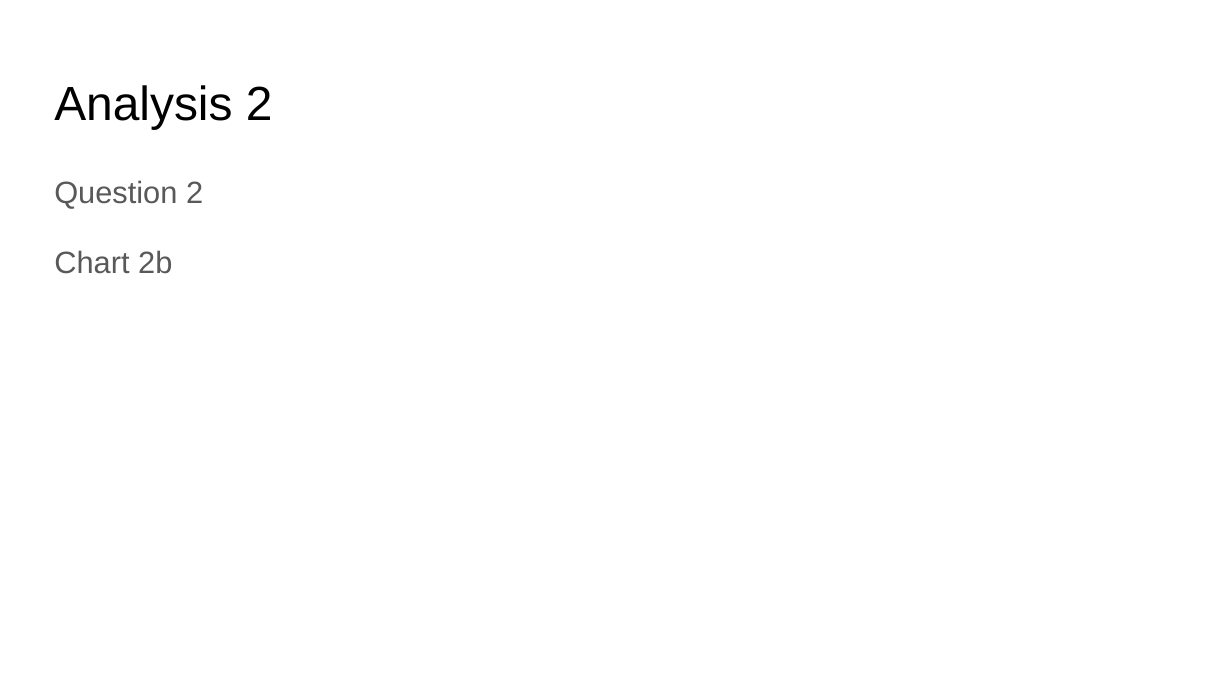
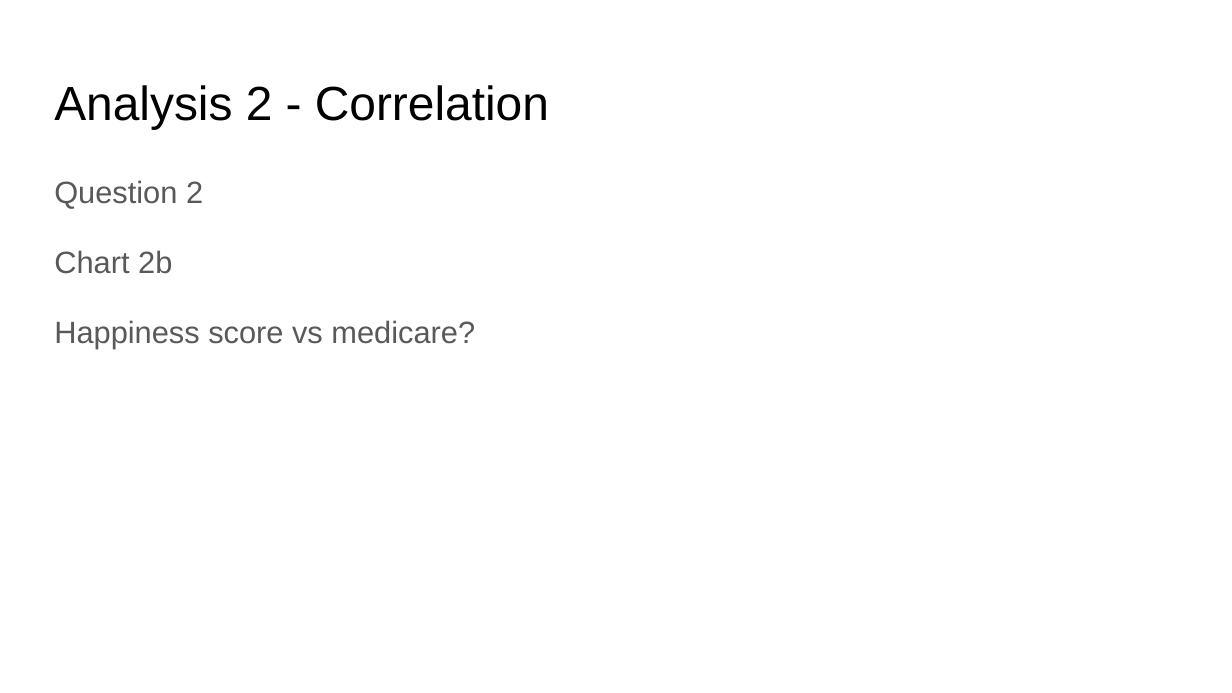
Before and after one commit to arvinseeva/TheHappyCo, a slide deck: slide 7 of TheHappyCo - Happiness.pptx. Drawn at 1232x693 pixels with LibreOffice and Linux fonts; fonts in the diff are those of the drawing. Boxes give left, top, right and bottom in pixels: in the first picture for what was removed or moved away, otherwise in the second. Text is boxed around its words. In the diff, an @@ line names an element or a change of style, - is before the commit and + after.

```diff
--- a/TheHappyCo - Happiness.pptx
+++ b/TheHappyCo - Happiness.pptx
@@ title at [54,85,549,129]: text changed @@
-Analysis 2
+Analysis 2 - Correlation
@@ text at [54,320,475,349]: paragraph added @@
+Happiness score vs medicare?
```
Also in this commit, not shown: 5 other slides changed, 1 slide added.
